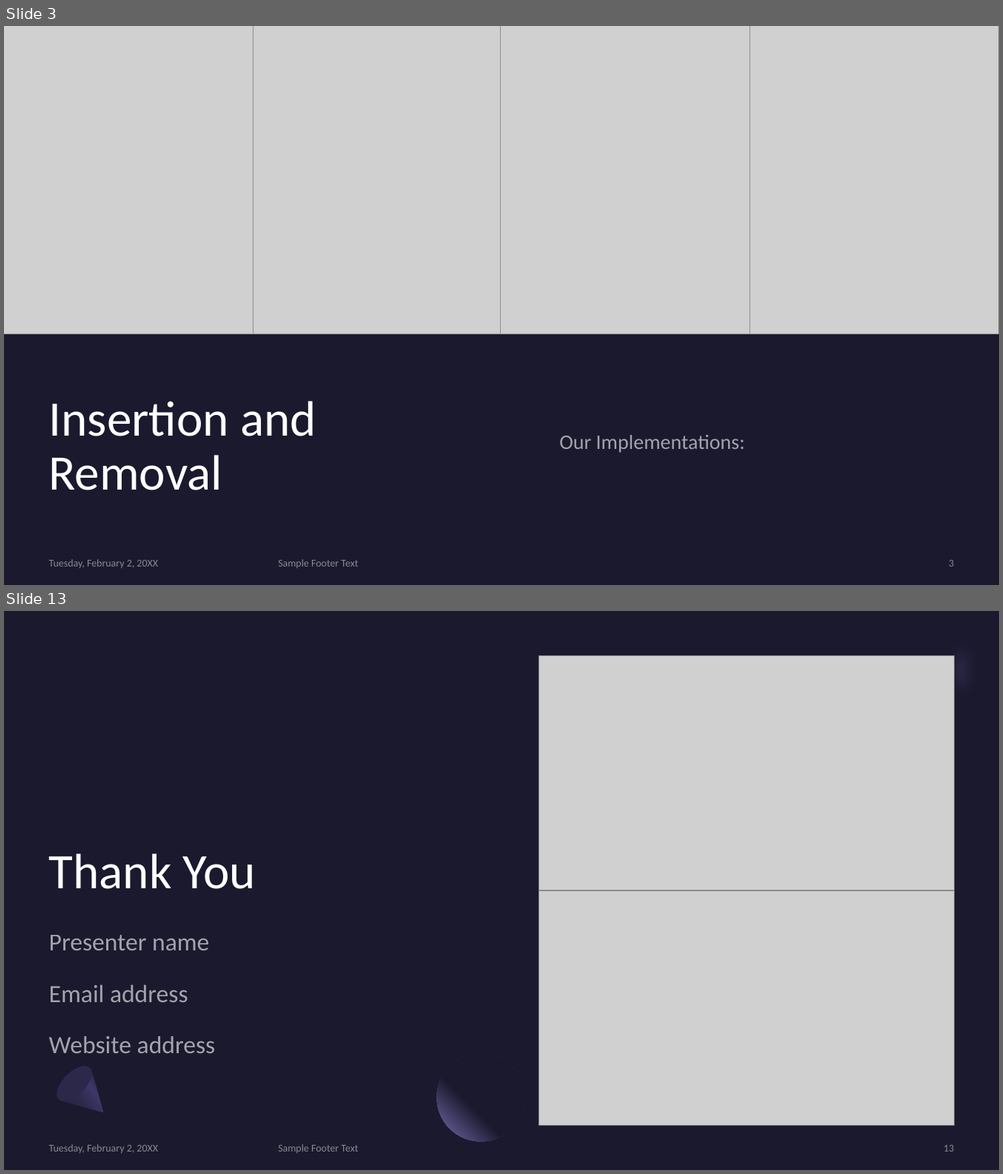
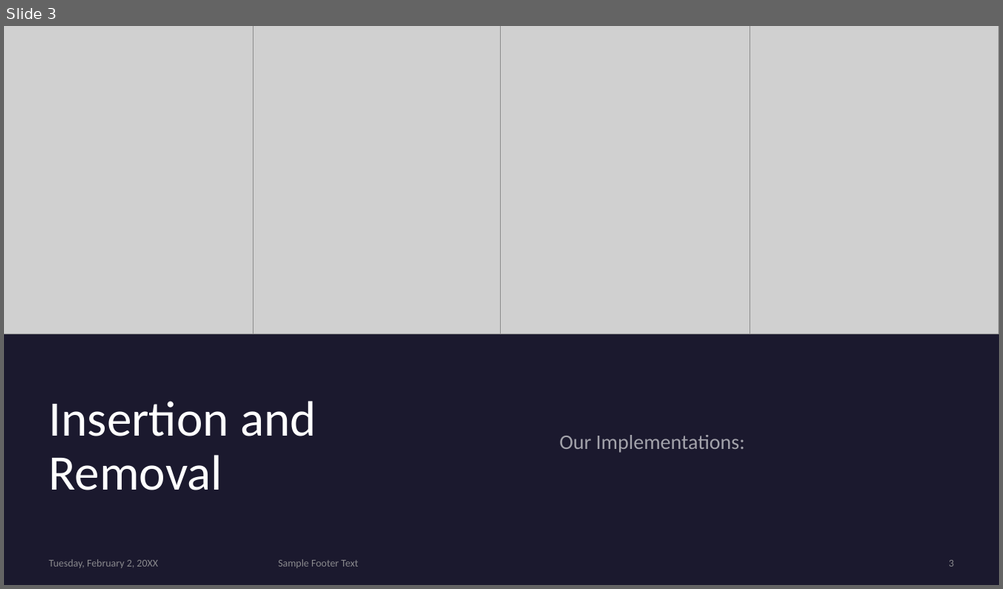
Before and after one commit to NoamBenS/Class-Projects, a slide deck: Heap-Presentation/Heap API and Logic.pptx. Shown one above the other, each under a label of ours: slides 3 and 13 before the commit, slide 3 after it; the slides between them are not shown. The pictures are 1003x1174 and 1003x589 pixels, drawn with LibreOffice and Linux fonts; fonts in the diff are those of the drawing; grey boxes stand for pictures. Boxes give left, top, right and bottom in pixels: in the first picture for what was removed or moved away, otherwise in the second. Text is boxed around its words. In the diff, an @@ line names an element or a change of style, - is before the commit and + after.

```diff
--- a/Heap-Presentation/Heap API and Logic.pptx
+++ b/Heap-Presentation/Heap API and Logic.pptx
@@ slide 13 removed at [4,611,999,1170], background #1B192E @@
@@ freeform shape removed at [906,611,999,732] @@
@@ picture removed at [539,655,954,891] @@
@@ ellipse removed at [954,695,987,728] @@
@@ title removed at [49,854,256,889] @@
-Thank You
@@ picture removed at [539,891,954,1126] @@
@@ subtitle removed at [49,935,216,1054] @@
-Presenter name
-Email address
-Website address
@@ ellipse removed at [437,1054,525,1142] @@
@@ freeform shape removed at [51,1061,119,1128] @@
@@ ellipse removed at [51,1061,99,1108] @@
@@ text removed at [49,1145,158,1153] @@
-Tuesday, February 2, 20XX
@@ text removed at [278,1145,358,1153] @@
-Sample Footer Text
@@ page number removed at [943,1145,953,1152] @@
-13
```
Also in this commit, not shown: 2 slides changed, 2 slides added, 7 other slides removed.
